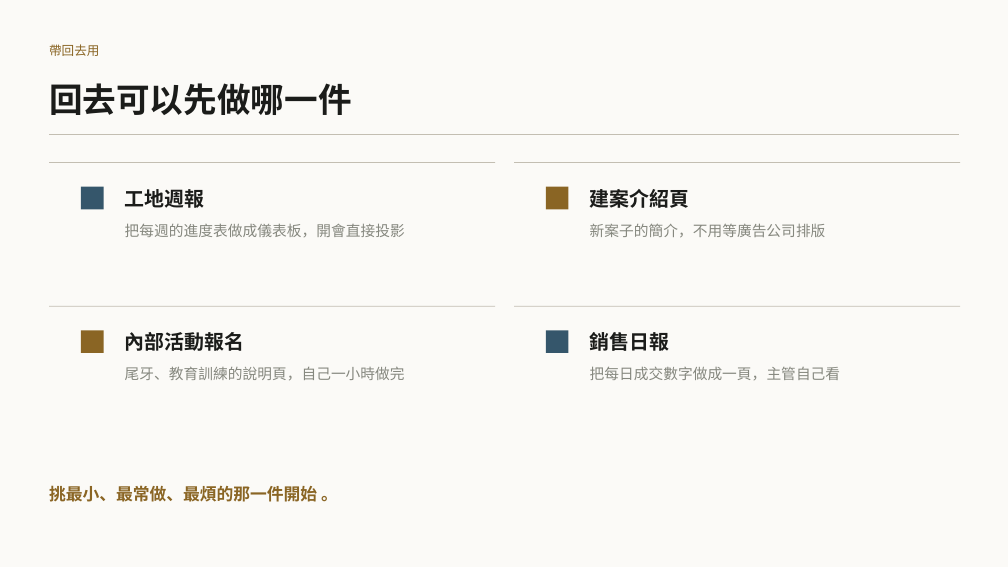
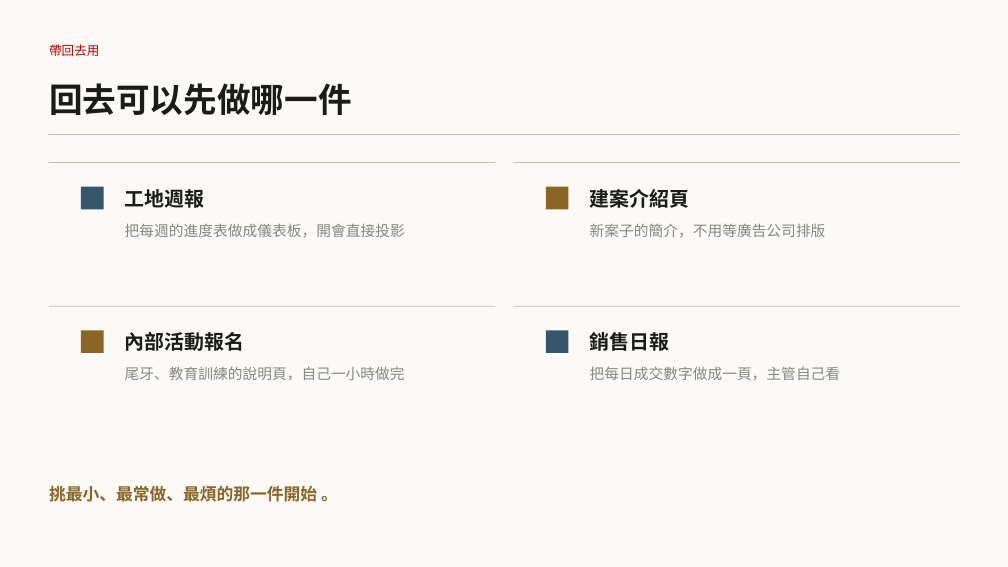
Before and after one commit to b39070566/architectureAiClass, a slide deck: slide 61 of slides/vibe-coding-workshop.pptx (slide 35 before the commit). Drawn at 1008x567 pixels with LibreOffice and Linux fonts; fonts in the diff are those of the drawing. Boxes give left, top, right and bottom in pixels: in the first picture for what was removed or moved away, otherwise in the second. Text is boxed around its words. In the diff, an @@ line names an element or a change of style, - is before the commit and + after.

```diff
--- a/slides/vibe-coding-workshop.pptx
+++ b/slides/vibe-coding-workshop.pptx
@@ text "帶回去用" at <box>49,44,99,56</box>: text colour #8A6524 to #C00000 @@
```
Also in this commit, not shown: 9 other slides changed, 26 slides added, 18 other files.
